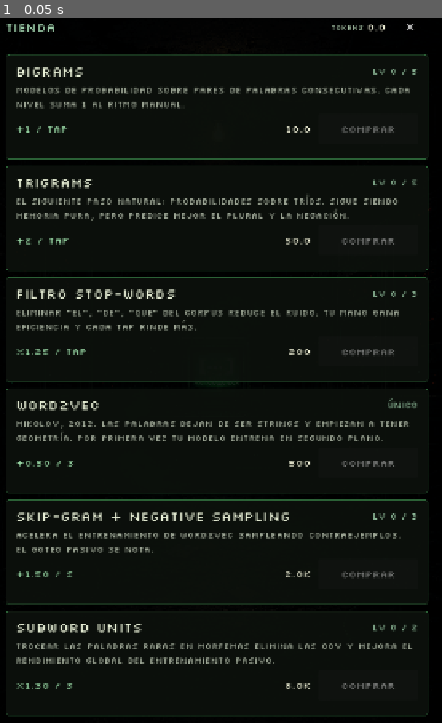
Above: before the commit, frame 1.
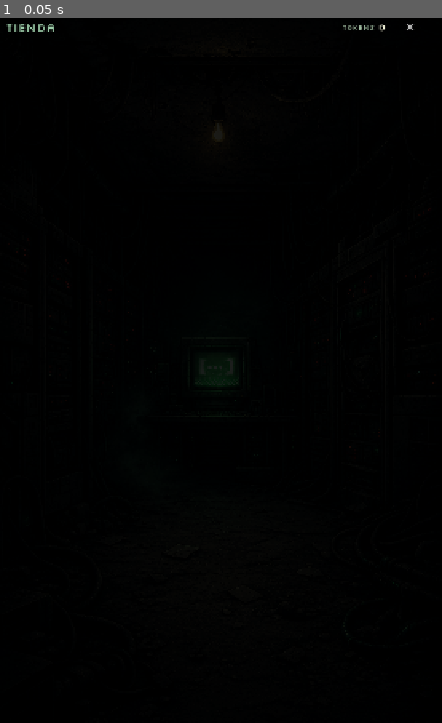
Above: after the commit, the same moment.

Repository: vpedrosa/programacion-dispositivos-moviles
Game: Godot game, scene res://scenes/screens/shop/shop.tscn
The game is run twice, just before and just after one commit, with the same random seed, the same clock (stepped at 60 frames per second) and the same inputs. This scene is started directly instead of the project's main scene.
Inputs:
- Up to frame 1 (0.05 s): no input

The runs differ from the first frame. In frame 1, 9.5% of the frame differs, in the area x 1-97%, y 0-100%.
Error after the commit: Parse Error: Could not preload resource file "res://scenes/ui/upgrade_card/upgrade_card.tscn". (res://scenes/screens/shop/shop.gd:11)

Commit message:
feat #328: UpgradeCard enmarca icono y texto con sprites de tienda
Sustituye scenes/ui/upgrade_row por scenes/ui/upgrade_card: HBoxContainer
con dos paneles. El IconCard usa icon-screen-shop.png como StyleBoxTexture
con content_margin (30,30,30,30) para que el icono caiga centrado dentro
del rectángulo interior del marco. El TextCard usa background-shop-text.png
con content_margin (44,24,44,24) y aloja nombre, descripción, efecto,
coste y botón "COMPRAR" dentro del rectángulo interior, sin solapar con
los bordes decorativos.

Tamaños: card de 180 px de alto, IconCard fijo a 180x180, TextCard
expand horizontal. Tipografía consistente con #325 (nombre 22, level
14, descripción 14, efecto/coste/botón 16). El icono se asigna en
bind() desde UpgradeData.icon, que ahora apunta a
res://assets/sprites/ui/shop/upgrades/<id>.png en los 12 .tres.

shop.gd cambia UPGRADE_ROW_SCENE por UPGRADE_CARD_SCENE y mantiene la
API (purchase_requested, refresh por fila). El componente upgrade_row
queda eliminado del repo.

Closes #328

Diff:
--- a/the-tokenizer/game/the-tokenizer/data/upgrades/era_1_01_bigrams.tres
+++ b/the-tokenizer/game/the-tokenizer/data/upgrades/era_1_01_bigrams.tres
@@ -1,6 +1,7 @@
-[gd_resource type="Resource" script_class="UpgradeData" load_steps=2 format=3 uid="uid://b2km1pjbnu6yo"]
+[gd_resource type="Resource" script_class="UpgradeData" format=3 uid="uid://b2km1pjbnu6yo"]
 
 [ext_resource type="Script" path="res://scripts/model/upgrade_data.gd" id="1_script"]
+[ext_resource type="Texture2D" path="res://assets/sprites/ui/shop/upgrades/era_1_bigrams.png" id="2_icon"]
 
 [resource]
 script = ExtResource("1_script")
@@ -14,3 +15,4 @@
 effect_type = 1
 effect_value = 1.0
 prerequisite_id = &""
+icon = ExtResource("2_icon")
--- a/the-tokenizer/game/the-tokenizer/data/upgrades/era_1_02_trigrams.tres
+++ b/the-tokenizer/game/the-tokenizer/data/upgrades/era_1_02_trigrams.tres
@@ -1,6 +1,7 @@
-[gd_resource type="Resource" script_class="UpgradeData" load_steps=2 format=3 uid="uid://btr2um4rjqz5w"]
+[gd_resource type="Resource" script_class="UpgradeData" format=3 uid="uid://btr2um4rjq05w"]
 
 [ext_resource type="Script" path="res://scripts/model/upgrade_data.gd" id="1_script"]
+[ext_resource type="Texture2D" path="res://assets/sprites/ui/shop/upgrades/era_1_trigrams.png" id="2_icon"]
 
 [resource]
 script = ExtResource("1_script")
@@ -14,3 +15,4 @@
 effect_type = 1
 effect_value = 2.0
 prerequisite_id = &"era_1_bigrams"
+icon = ExtResource("2_icon")
--- a/the-tokenizer/game/the-tokenizer/data/upgrades/era_1_03_stopwords.tres
+++ b/the-tokenizer/game/the-tokenizer/data/upgrades/era_1_03_stopwords.tres
@@ -1,6 +1,7 @@
-[gd_resource type="Resource" script_class="UpgradeData" load_steps=2 format=3 uid="uid://crp5p1jllffkc"]
+[gd_resource type="Resource" script_class="UpgradeData" format=3 uid="uid://crp5p1jllffkc"]
 
 [ext_resource type="Script" path="res://scripts/model/upgrade_data.gd" id="1_script"]
+[ext_resource type="Texture2D" path="res://assets/sprites/ui/shop/upgrades/era_1_stopwords.png" id="2_icon"]
 
 [resource]
 script = ExtResource("1_script")
@@ -14,3 +15,4 @@
 effect_type = 2
 effect_value = 1.25
 prerequisite_id = &"era_1_trigrams"
+icon = ExtResource("2_icon")
--- a/the-tokenizer/game/the-tokenizer/data/upgrades/era_1_04_word2vec.tres
+++ b/the-tokenizer/game/the-tokenizer/data/upgrades/era_1_04_word2vec.tres
@@ -1,6 +1,7 @@
-[gd_resource type="Resource" script_class="UpgradeData" load_steps=2 format=3 uid="uid://bxhfkwt5g6ifk"]
+[gd_resource type="Resource" script_class="UpgradeData" format=3 uid="uid://bxhfkwt5g6ifk"]
 
 [ext_resource type="Script" path="res://scripts/model/upgrade_data.gd" id="1_script"]
+[ext_resource type="Texture2D" path="res://assets/sprites/ui/shop/upgrades/era_1_word2vec.png" id="2_icon"]
 
 [resource]
 script = ExtResource("1_script")
@@ -14,3 +15,4 @@
 effect_type = 3
 effect_value = 0.5
 prerequisite_id = &"era_1_stopwords"
+icon = ExtResource("2_icon")
--- a/the-tokenizer/game/the-tokenizer/data/upgrades/era_1_05_skipgram.tres
+++ b/the-tokenizer/game/the-tokenizer/data/upgrades/era_1_05_skipgram.tres
@@ -1,6 +1,7 @@
-[gd_resource type="Resource" script_class="UpgradeData" load_steps=2 format=3 uid="uid://cy2wqp8osd5q4"]
+[gd_resource type="Resource" script_class="UpgradeData" format=3 uid="uid://cy2wqp8osd5q4"]
 
 [ext_resource type="Script" path="res://scripts/model/upgrade_data.gd" id="1_script"]
+[ext_resource type="Texture2D" path="res://assets/sprites/ui/shop/upgrades/era_1_skipgram.png" id="2_icon"]
 
 [resource]
 script = ExtResource("1_script")
@@ -14,3 +15,4 @@
 effect_type = 3
 effect_value = 1.5
 prerequisite_id = &"era_1_word2vec"
+icon = ExtResource("2_icon")
--- a/the-tokenizer/game/the-tokenizer/data/upgrades/era_1_06_subwords.tres
+++ b/the-tokenizer/game/the-tokenizer/data/upgrades/era_1_06_subwords.tres
@@ -1,6 +1,7 @@
-[gd_resource type="Resource" script_class="UpgradeData" load_steps=2 format=3 uid="uid://dctj4lr7v8tk2"]
+[gd_resource type="Resource" script_class="UpgradeData" format=3 uid="uid://dctj4lr7v8tk2"]
 
 [ext_resource type="Script" path="res://scripts/model/upgrade_data.gd" id="1_script"]
+[ext_resource type="Texture2D" path="res://assets/sprites/ui/shop/upgrades/era_1_subwords.png" id="2_icon"]
 
 [resource]
 script = ExtResource("1_script")
@@ -14,3 +15,4 @@
 effect_type = 4
 effect_value = 1.3
 prerequisite_id = &"era_1_skipgram"
+icon = ExtResource("2_icon")
--- a/the-tokenizer/game/the-tokenizer/data/upgrades/era_7_01_rsi.tres
+++ b/the-tokenizer/game/the-tokenizer/data/upgrades/era_7_01_rsi.tres
@@ -1,6 +1,7 @@
 [gd_resource type="Resource" script_class="UpgradeData" format=3 uid="uid://dx2knsj45h5cv"]
 
 [ext_resource type="Script" path="res://scripts/model/upgrade_data.gd" id="1_script"]
+[ext_resource type="Texture2D" path="res://assets/sprites/ui/shop/upgrades/era_7_rsi.png" id="2_icon"]
 
 [resource]
 script = ExtResource("1_script")
@@ -14,3 +15,4 @@
 effect_type = 4
 effect_value = 2.0
 prerequisite_id = &""
+icon = ExtResource("2_icon")
--- a/the-tokenizer/game/the-tokenizer/data/upgrades/era_7_02_nas.tres
+++ b/the-tokenizer/game/the-tokenizer/data/upgrades/era_7_02_nas.tres
@@ -1,6 +1,7 @@
 [gd_resource type="Resource" script_class="UpgradeData" format=3 uid="uid://cm0xa3jvqfpu1"]
 
 [ext_resource type="Script" path="res://scripts/model/upgrade_data.gd" id="1_script"]
+[ext_resource type="Texture2D" path="res://assets/sprites/ui/shop/upgrades/era_7_nas.png" id="2_icon"]
 
 [resource]
 script = ExtResource("1_script")
@@ -14,3 +15,4 @@
 effect_type = 3
 effect_value = 50.0
 prerequisite_id = &"era_7_rsi"
+icon = ExtResource("2_icon")
--- a/the-tokenizer/game/the-tokenizer/data/upgrades/era_7_03_continual.tres
+++ b/the-tokenizer/game/the-tokenizer/data/upgrades/era_7_03_continual.tres
@@ -1,6 +1,7 @@
 [gd_resource type="Resource" script_class="UpgradeData" format=3 uid="uid://dh1mpknxgwf7g"]
 
 [ext_resource type="Script" path="res://scripts/model/upgrade_data.gd" id="1_script"]
+[ext_resource type="Texture2D" path="res://assets/sprites/ui/shop/upgrades/era_7_continual.png" id="2_icon"]
 
 [resource]
 script = ExtResource("1_script")
@@ -14,3 +15,4 @@
 effect_type = 4
 effect_value = 1.5
 prerequisite_id = &"era_7_nas"
+icon = ExtResource("2_icon")
--- a/the-tokenizer/game/the-tokenizer/data/upgrades/era_7_04_compute.tres
+++ b/the-tokenizer/game/the-tokenizer/data/upgrades/era_7_04_compute.tres
@@ -1,6 +1,7 @@
 [gd_resource type="Resource" script_class="UpgradeData" format=3 uid="uid://b8r0nptwx7tn4"]
 
 [ext_resource type="Script" path="res://scripts/model/upgrade_data.gd" id="1_script"]
+[ext_resource type="Texture2D" path="res://assets/sprites/ui/shop/upgrades/era_7_compute.png" id="2_icon"]
 
 [resource]
 script = ExtResource("1_script")
@@ -14,3 +15,4 @@
 effect_type = 3
 effect_value = 500.0
 prerequisite_id = &"era_7_continual"
+icon = ExtResource("2_icon")
--- a/the-tokenizer/game/the-tokenizer/data/upgrades/era_7_05_distillation.tres
+++ b/the-tokenizer/game/the-tokenizer/data/upgrades/era_7_05_distillation.tres
@@ -1,6 +1,7 @@
 [gd_resource type="Resource" script_class="UpgradeData" format=3 uid="uid://chdc1q0rxk04m"]
 
 [ext_resource type="Script" path="res://scripts/model/upgrade_data.gd" id="1_script"]
+[ext_resource type="Texture2D" path="res://assets/sprites/ui/shop/upgrades/era_7_distillation.png" id="2_icon"]
 
 [resource]
 script = ExtResource("1_script")
@@ -14,3 +15,4 @@
 effect_type = 4
 effect_value = 3.0
 prerequisite_id = &"era_7_nas"
+icon = ExtResource("2_icon")
--- a/the-tokenizer/game/the-tokenizer/data/upgrades/era_7_06_hyperparams.tres
+++ b/the-tokenizer/game/the-tokenizer/data/upgrades/era_7_06_hyperparams.tres
@@ -1,6 +1,7 @@
 [gd_resource type="Resource" script_class="UpgradeData" format=3 uid="uid://b4qjyu7ndcqsv"]
 
 [ext_resource type="Script" path="res://scripts/model/upgrade_data.gd" id="1_script"]
+[ext_resource type="Texture2D" path="res://assets/sprites/ui/shop/upgrades/era_7_hyperparams.png" id="2_icon"]
 
 [resource]
 script = ExtResource("1_script")
@@ -14,3 +15,4 @@
 effect_type = 5
 effect_value = 0.1
 prerequisite_id = &"era_7_distillation"
+icon = ExtResource("2_icon")
--- a/the-tokenizer/game/the-tokenizer/scenes/screens/shop/shop.gd
+++ b/the-tokenizer/game/the-tokenizer/scenes/screens/shop/shop.gd
@@ -8,7 +8,7 @@
 ## ha desbloqueado la mecánica cuántica (#321) — por ahora se mantiene
 ## oculta y se rellena cuando aterrice el catálogo de qubits.
 
-const UPGRADE_ROW_SCENE := preload("res://scenes/ui/upgrade_row/upgrade_row.tscn")
+const UPGRADE_CARD_SCENE := preload("res://scenes/ui/upgrade_card/upgrade_card.tscn")
 
 @onready var _close_button: Button = %CloseButton
 @onready var _tokens_label: Label = %TokensLabel
@@ -41,11 +41,11 @@
 	_empty_label.visible = false
 	upgrades.sort_custom(func(a, b): return a.base_cost < b.base_cost)
 	for upgrade in upgrades:
-		var row := UPGRADE_ROW_SCENE.instantiate()
-		_list.add_child(row)
-		row.bind(upgrade)
-		row.purchase_requested.connect(_on_purchase_requested)
-		_rows[upgrade.id] = row
+		var card := UPGRADE_CARD_SCENE.instantiate()
+		_list.add_child(card)
+		card.bind(upgrade)
+		card.purchase_requested.connect(_on_purchase_requested)
+		_rows[upgrade.id] = card
 
 
 func _on_purchase_requested(upgrade_id: StringName) -> void:
--- a/the-tokenizer/game/the-tokenizer/scenes/ui/upgrade_row/upgrade_row.gd
+++ b/the-tokenizer/game/the-tokenizer/scenes/ui/upgrade_card/upgrade_card.gd
@@ -1,13 +1,16 @@
-extends PanelContainer
+extends HBoxContainer
 
-## Fila de la tienda para una mejora concreta.
+## Card de tienda para una mejora concreta.
 ##
-## La pantalla de tienda instancia una por cada UpgradeData de la era actual
-## y se encarga de llamar refresh() cuando cambian tokens o nivel. La fila
-## en sí es tonta: no escucha señales globales, sólo renderiza estado.
+## La tienda instancia una por cada UpgradeData de la era actual y llama
+## refresh() cuando cambian tokens o nivel. La card encuadra el icono con
+## icon-screen-shop.png y el nombre/descripción/efecto/coste/botón con
+## background-shop-text.png; los textos se posicionan dentro del rectángulo
+## interior gracias al content_margin de los StyleBoxTexture.
 
 signal purchase_requested(upgrade_id: StringName)
 
+@onready var _icon: TextureRect = %Icon
 @onready var _name_label: Label = %NameLabel
 @onready var _level_label: Label = %LevelLabel
 @onready var _description_label: Label = %DescriptionLabel
@@ -28,6 +31,8 @@
 		await ready
 	_name_label.text = upgrade.display_name
 	_description_label.text = upgrade.description
+	if upgrade.icon != null:
+		_icon.texture = upgrade.icon
 	refresh()
 
 
@@ -74,7 +79,7 @@
 		UpgradeData.EffectType.TOKENS_PER_SECOND_MULT:
 			return "x%s / s" % _trim(value)
 		UpgradeData.EffectType.QUBIT_MULTIPLIER_ADD:
-			return "+%s qubit ×" % _trim(value)
+			return "+%s qubit x" % _trim(value)
 		_:
 			return ""
 
--- /dev/null
+++ b/the-tokenizer/game/the-tokenizer/scenes/ui/upgrade_card/upgrade_card.tscn
@@ -0,0 +1,107 @@
+[gd_scene load_steps=5 format=3 uid="uid://b1k9eoqfgp4vc"]
+
+[ext_resource type="Script" path="res://scenes/ui/upgrade_card/upgrade_card.gd" id="1_card"]
+[ext_resource type="Texture2D" uid="uid://1hua56gng50q" path="res://assets/sprites/ui/shop/icon-screen-shop.png" id="2_icon_frame"]
+[ext_resource type="Texture2D" uid="uid://ba3ftpaisirx3" path="res://assets/sprites/ui/shop/background-shop-text.png" id="3_text_frame"]
+
+[sub_resource type="StyleBoxTexture" id="StyleBoxTexture_icon"]
+texture = ExtResource("2_icon_frame")
+content_margin_left = 30.0
+content_margin_top = 30.0
+content_margin_right = 30.0
+content_margin_bottom = 30.0
+
+[sub_resource type="StyleBoxTexture" id="StyleBoxTexture_text"]
+texture = ExtResource("3_text_frame")
+content_margin_left = 44.0
+content_margin_top = 24.0
+content_margin_right = 44.0
+content_margin_bottom = 24.0
+
+[node name="UpgradeCard" type="HBoxContainer"]
+custom_minimum_size = Vector2(0, 180)
+theme_override_constants/separation = 8
+script = ExtResource("1_card")
+
+[node name="IconCard" type="PanelContainer" parent="."]
+custom_minimum_size = Vector2(180, 180)
+layout_mode = 2
+theme_override_styles/panel = SubResource("StyleBoxTexture_icon")
+
+[node name="Icon" type="TextureRect" parent="IconCard"]
+unique_name_in_owner = true
+layout_mode = 2
+size_flags_horizontal = 4
+size_flags_vertical = 4
+mouse_filter = 2
+expand_mode = 1
+stretch_mode = 5
+
+[node name="TextCard" type="PanelContainer" parent="."]
+custom_minimum_size = Vector2(0, 180)
+layout_mode = 2
+size_flags_horizontal = 3
+theme_override_styles/panel = SubResource("StyleBoxTexture_text")
+
+[node name="VBox" type="VBoxContainer" parent="TextCard"]
+layout_mode = 2
+theme_override_constants/separation = 4
+
+[node name="Header" type="HBoxContainer" parent="TextCard/VBox"]
+layout_mode = 2
+theme_override_constants/separation = 8
+
+[node name="NameLabel" type="Label" parent="TextCard/VBox/Header"]
+unique_name_in_owner = true
+layout_mode = 2
+size_flags_horizontal = 3
+theme_override_font_sizes/font_size = 22
+theme_override_colors/font_color = Color(0.92, 0.95, 0.85, 1)
+text = "Nombre"
+
+[node name="LevelLabel" type="Label" parent="TextCard/VBox/Header"]
+unique_name_in_owner = true
+layout_mode = 2
+theme_override_font_sizes/font_size = 14
+theme_override_colors/font_color = Color(0.65, 0.85, 0.7, 0.9)
+text = "Lv 0"
+
+[node name="DescriptionLabel" type="Label" parent="TextCard/VBox"]
+unique_name_in_owner = true
+layout_mode = 2
+size_flags_vertical = 3
+theme_override_font_sizes/font_size = 14
+theme_override_colors/font_color = Color(0.82, 0.86, 0.78, 0.92)
+theme_override_constants/line_spacing = 4
+text = "Descripción"
+autowrap_mode = 2
+
+[node name="Footer" type="HBoxContainer" parent="TextCard/VBox"]
+layout_mode = 2
+theme_override_constants/separation = 12
+
+[node name="EffectLabel" type="Label" parent="TextCard/VBox/Footer"]
+unique_name_in_owner = true
+layout_mode = 2
+theme_override_font_sizes/font_size = 16
+theme_override_colors/font_color = Color(0.6, 0.85, 0.65, 1)
+text = "+1 / tap"
+
+[node name="Spacer" type="Control" parent="TextCard/VBox/Footer"]
+layout_mode = 2
+size_flags_horizontal = 3
+
+[node name="CostLabel" type="Label" parent="TextCard/VBox/Footer"]
+unique_name_in_owner = true
+layout_mode = 2
+size_flags_vertical = 4
+theme_override_font_sizes/font_size = 16
+theme_override_colors/font_color = Color(0.95, 0.95, 0.85, 1)
+text = "10"
+
+[node name="BuyButton" type="Button" parent="TextCard/VBox/Footer"]
+unique_name_in_owner = true
+custom_minimum_size = Vector2(160, 48)
+layout_mode = 2
+theme_override_font_sizes/font_size = 16
+text = "COMPRAR"
--- a/the-tokenizer/game/the-tokenizer/scenes/ui/upgrade_row/upgrade_row.tscn
+++ /dev/null
@@ -1,86 +0,0 @@
-[gd_scene load_steps=3 format=3 uid="uid://cw7r2pvjsy3kt"]
-
-[ext_resource type="Script" path="res://scenes/ui/upgrade_row/upgrade_row.gd" id="1_row"]
-
-[sub_resource type="StyleBoxFlat" id="StyleBoxFlat_row"]
-bg_color = Color(0.05, 0.07, 0.05, 0.85)
-border_width_left = 1
-border_width_top = 1
-border_width_right = 1
-border_width_bottom = 1
-border_color = Color(0.2, 0.45, 0.25, 0.55)
-corner_radius_top_left = 4
-corner_radius_top_right = 4
-corner_radius_bottom_right = 4
-corner_radius_bottom_left = 4
-content_margin_left = 16.0
-content_margin_top = 12.0
-content_margin_right = 16.0
-content_margin_bottom = 12.0
-
-[node name="UpgradeRow" type="PanelContainer"]
-custom_minimum_size = Vector2(0, 168)
-theme_override_styles/panel = SubResource("StyleBoxFlat_row")
-script = ExtResource("1_row")
-
-[node name="VBox" type="VBoxContainer" parent="."]
-layout_mode = 2
-theme_override_constants/separation = 6
-
-[node name="Header" type="HBoxContainer" parent="VBox"]
-layout_mode = 2
-theme_override_constants/separation = 8
-
-[node name="NameLabel" type="Label" parent="VBox/Header"]
-unique_name_in_owner = true
-layout_mode = 2
-size_flags_horizontal = 3
-theme_override_font_sizes/font_size = 22
-theme_override_colors/font_color = Color(0.92, 0.95, 0.85, 1)
-text = "Nombre"
-
-[node name="LevelLabel" type="Label" parent="VBox/Header"]
-unique_name_in_owner = true
-layout_mode = 2
-theme_override_font_sizes/font_size = 14
-theme_override_colors/font_color = Color(0.65, 0.85, 0.7, 0.85)
-text = "Lv 0"
-
-[node name="DescriptionLabel" type="Label" parent="VBox"]
-unique_name_in_owner = true
-layout_mode = 2
-theme_override_font_sizes/font_size = 14
-theme_override_colors/font_color = Color(0.78, 0.82, 0.74, 0.85)
-theme_override_constants/line_spacing = 4
-text = "Descripción"
-autowrap_mode = 2
-
-[node name="Footer" type="HBoxContainer" parent="VBox"]
-layout_mode = 2
-theme_override_constants/separation = 12
-
-[node name="EffectLabel" type="Label" parent="VBox/Footer"]
-unique_name_in_owner = true
-layout_mode = 2
-theme_override_font_sizes/font_size = 16
-theme_override_colors/font_color = Color(0.6, 0.85, 0.65, 1)
-text = "+1 / tap"
-
-[node name="Spacer" type="Control" parent="VBox/Footer"]
-layout_mode = 2
-size_flags_horizontal = 3
-
-[node name="CostLabel" type="Label" parent="VBox/Footer"]
-unique_name_in_owner = true
-layout_mode = 2
-size_flags_vertical = 4
-theme_override_font_sizes/font_size = 16
-theme_override_colors/font_color = Color(0.95, 0.95, 0.85, 1)
-text = "10"
-
-[node name="BuyButton" type="Button" parent="VBox/Footer"]
-unique_name_in_owner = true
-custom_minimum_size = Vector2(160, 48)
-layout_mode = 2
-theme_override_font_sizes/font_size = 16
-text = "COMPRAR"
Not shown, added: the-tokenizer/game/the-tokenizer/scenes/ui/upgrade_card/upgrade_card.gd.uid
